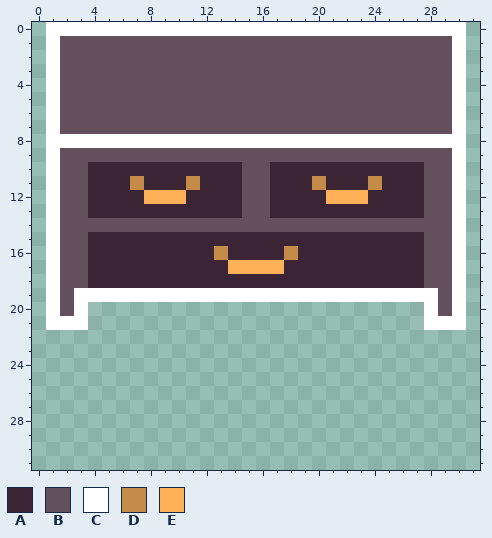
Pixel-art sprite, stored at assets/floor_1_obj_1_Lit.png. The picture above is the old version.
The file is 32x32 pixels.
Palette (. is transparent): A #3b2433  B #63505c  C #ffffff  D #c58b49  E #ffb159
Pixels before, first column x 1:
 0 CCCCCCCCCCCCCCCCCCCCCCCCCCCCCC
 1 CBBBBBBBBBBBBBBBBBBBBBBBBBBBBC
 2 CBBBBBBBBBBBBBBBBBBBBBBBBBBBBC
 3 CBBBBBBBBBBBBBBBBBBBBBBBBBBBBC
 4 CBBBBBBBBBBBBBBBBBBBBBBBBBBBBC
 5 CBBBBBBBBBBBBBBBBBBBBBBBBBBBBC
 6 CBBBBBBBBBBBBBBBBBBBBBBBBBBBBC
 7 CBBBBBBBBBBBBBBBBBBBBBBBBBBBBC
 8 CCCCCCCCCCCCCCCCCCCCCCCCCCCCCC
 9 CBBBBBBBBBBBBBBBBBBBBBBBBBBBBC
10 CBBAAAAAAAAAAABBAAAAAAAAAAABBC
11 CBBAAADAAADAAABBAAADAAADAAABBC
12 CBBAAAAEEEAAAABBAAAAEEEAAAABBC
13 CBBAAAAAAAAAAABBAAAAAAAAAAABBC
14 CBBBBBBBBBBBBBBBBBBBBBBBBBBBBC
15 CBBAAAAAAAAAAAAAAAAAAAAAAAABBC
16 CBBAAAAAAAAADAAAADAAAAAAAAABBC
17 CBBAAAAAAAAAAEEEEAAAAAAAAAABBC
18 CBBAAAAAAAAAAAAAAAAAAAAAAAABBC
19 CBCCCCCCCCCCCCCCCCCCCCCCCCCCBC
20 CBC........................CBC
21 CCC........................CCC
After:
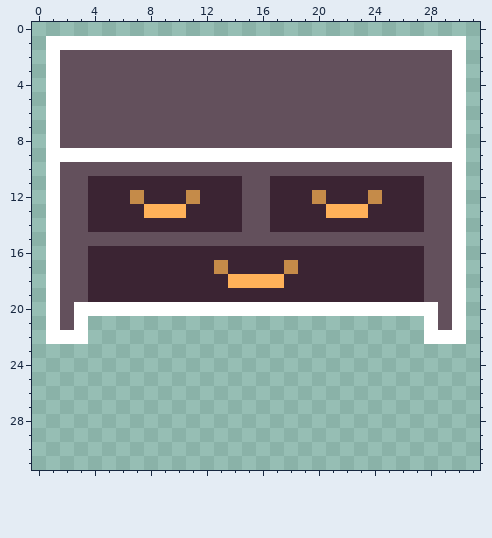
Edits made:
y 0: x 1..30 CCCCCCCCCCCCCCCCCCCCCCCCCCCCCC -> ..............................
y 1: x 2..29 BBBBBBBBBBBBBBBBBBBBBBBBBBBB -> CCCCCCCCCCCCCCCCCCCCCCCCCCCC
y 8: x 2..29 CCCCCCCCCCCCCCCCCCCCCCCCCCCC -> BBBBBBBBBBBBBBBBBBBBBBBBBBBB
y 9: x 2..29 BBBBBBBBBBBBBBBBBBBBBBBBBBBB -> CCCCCCCCCCCCCCCCCCCCCCCCCCCC
y 10: x 4..14 AAAAAAAAAAA -> BBBBBBBBBBB; x 17..27 AAAAAAAAAAA -> BBBBBBBBBBB
y 11: x 7 D -> A; x 11 D -> A; x 20 D -> A; x 24 D -> A
y 12: x 7..11 AEEEA -> DAAAD; x 20..24 AEEEA -> DAAAD
y 13: x 8..10 AAA -> EEE; x 21..23 AAA -> EEE
y 14: x 4..14 BBBBBBBBBBB -> AAAAAAAAAAA; x 17..27 BBBBBBBBBBB -> AAAAAAAAAAA
y 15: x 4..27 AAAAAAAAAAAAAAAAAAAAAAAA -> BBBBBBBBBBBBBBBBBBBBBBBB
y 16: x 13 D -> A; x 18 D -> A
y 17: x 13..18 AEEEEA -> DAAAAD
y 18: x 14..17 AAAA -> EEEE
y 19: x 3..28 CCCCCCCCCCCCCCCCCCCCCCCCCC -> BAAAAAAAAAAAAAAAAAAAAAAAAB
y 20: x 4..27 ........................ -> CCCCCCCCCCCCCCCCCCCCCCCC
y 21: x 2 C -> B; x 29 C -> B
y 22: x 1..3 ... -> CCC; x 28..30 ... -> CCC
